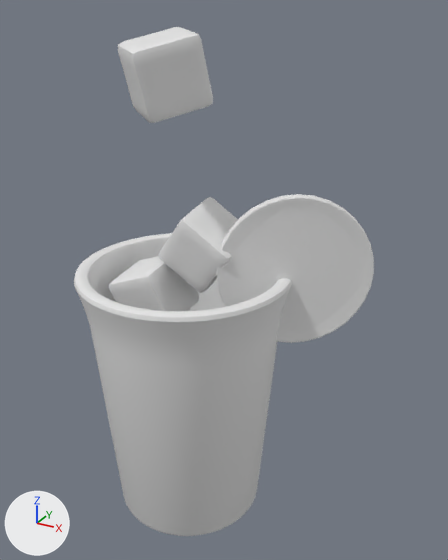
One commit to the OBJ model public/assets/drink-baked/blog0031.obj: the scene before it, then after it.
Both versions are drawn from a 50 mm camera at (4.14, -6.44, 6.87) aimed at (0.51, 0.16, 3.57). The lights are fixed; the arrows at lower left show +X, +Y and +Z. The picture after the commit comes second. Where no turn or scale is listed for an object, it has been applied to the vertices.
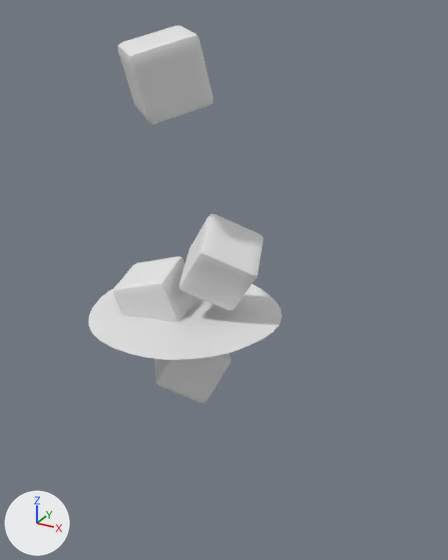
The edits, one by one:
me_cube_001 is used by ob_cube_001; location (0.0, 0.0, 0.0).
me_cube_001 had 386 vertices, 384 faces and spanned x -0.997..0.001, y -0.458..0.438, z 2.706..3.769.
me_cube_001 now has 386 vertices, 384 faces and spans x -0.951..0.106, y -0.566..0.44, z 2.697..3.719.
me_cube_001 part 1: the whole mesh is multiplied about its middle by the matrix ((0.97, -0.221, 0.1), (0.22, 0.975, 0.023), (-0.103, 0.0, 0.995)), then moved by (0.075, -0.053, -0.03).
me_cube_002 is used by ob_cube_002; location (0.0, 0.0, 0.0).
me_cube_002 had 386 vertices, 384 faces and spanned x -0.355..0.733, y -0.234..0.701, z 3.408..4.559.
me_cube_002 now has 386 vertices, 384 faces and spans x -0.112..1.098, y -0.435..0.682, z 3.228..4.431.
me_cube_002 part 2: the whole mesh is multiplied about its middle by the matrix ((0.544, 0.752, 0.373), (-0.813, 0.363, 0.456), (0.207, -0.551, 0.808)), then moved by (0.304, -0.11, -0.154).
me_plane is used by ob_plane; location (0.0, 0.0, 0.0).
me_plane had 244 vertices, 66 faces and spanned x -1.31..1.31, y -1.31..1.31, z 3.03..3.1.
me_plane now has 222 vertices, 163 faces and spans x -1.31..1.31, y -1.31..1.31, z 3.03..3.1.
me_plane part 3: 19 vertices moved from x -1.28..1.28, y -1.31..1.31, z 3.05..3.09 to x -1.29..1.29, y -1.31..1.31, z 3.04..3.09; 174 vertices removed from x -1.3..1.3, y -1.3..1.3, z 3.03..3.09; 152 vertices added at x -1.31..1.31, y -1.29..1.29, z 3.03..3.09.
Object 'Circle.001' (ob_circle_001) is deleted.
Object 'Cylinder' (ob_cylinder) is deleted.

Where the change shows, as pixel boxes [x1, y1, x2, y2] in the pictures (448 x 560 px; the box of a moved part takes in the faces that stretch with it):
'Cylinder', deleted: before [74, 233, 292, 536]
'Circle.001', deleted: before [216, 194, 374, 343]
'Cube.002', reshaped: before [159, 197, 238, 293]; after [179, 214, 263, 310]
'Cube.001', reshaped: before [109, 256, 199, 311]; after [113, 256, 198, 322]
part 3 of me_plane, moved or reshaped (not visible before): after [89, 284, 282, 360]
'Cube', unchanged, uncovered by the edit: after [154, 353, 231, 403]
